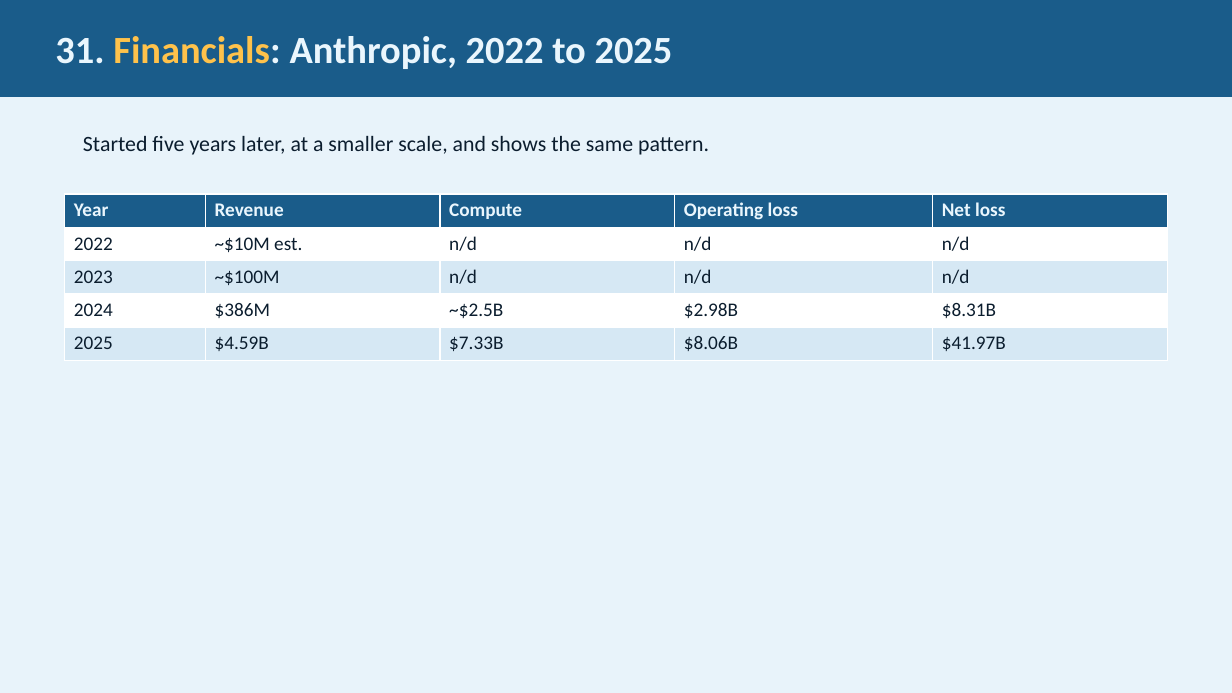
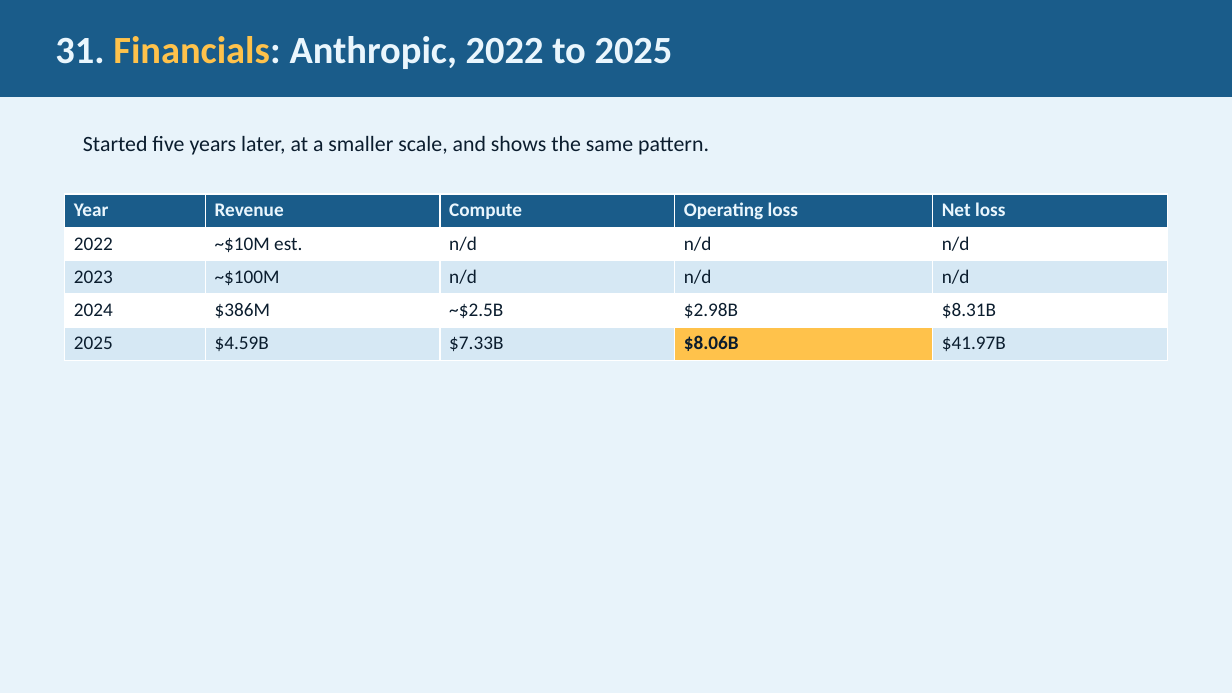
Before and after one commit to JimFawcett/NewSite, a slide deck: slide 31 of AI Presentation 2026/AI_Presentation.pptx. Drawn at 1232x693 pixels with LibreOffice and Linux fonts; fonts in the diff are those of the drawing. Boxes give left, top, right and bottom in pixels: in the first picture for what was removed or moved away, otherwise in the second. Text is boxed around its words. In the diff, an @@ line names an element or a change of style, - is before the commit and + after.

```diff
--- a/AI Presentation 2026/AI_Presentation.pptx
+++ b/AI Presentation 2026/AI_Presentation.pptx
@@ table at <box>65,194,1167,360</box> @@
@@ fill #D6E8F4 to #FFC24B in row 5, column 4 @@
@@ bold on in "$8.06B" @@
```
Also in this commit, not shown: 3 other slides changed, 1 other file.
